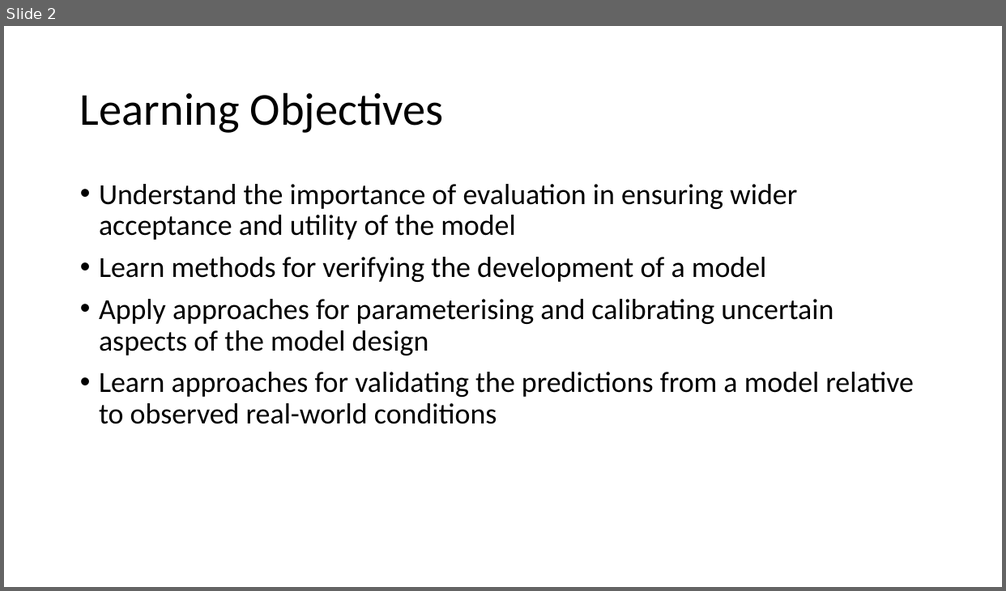
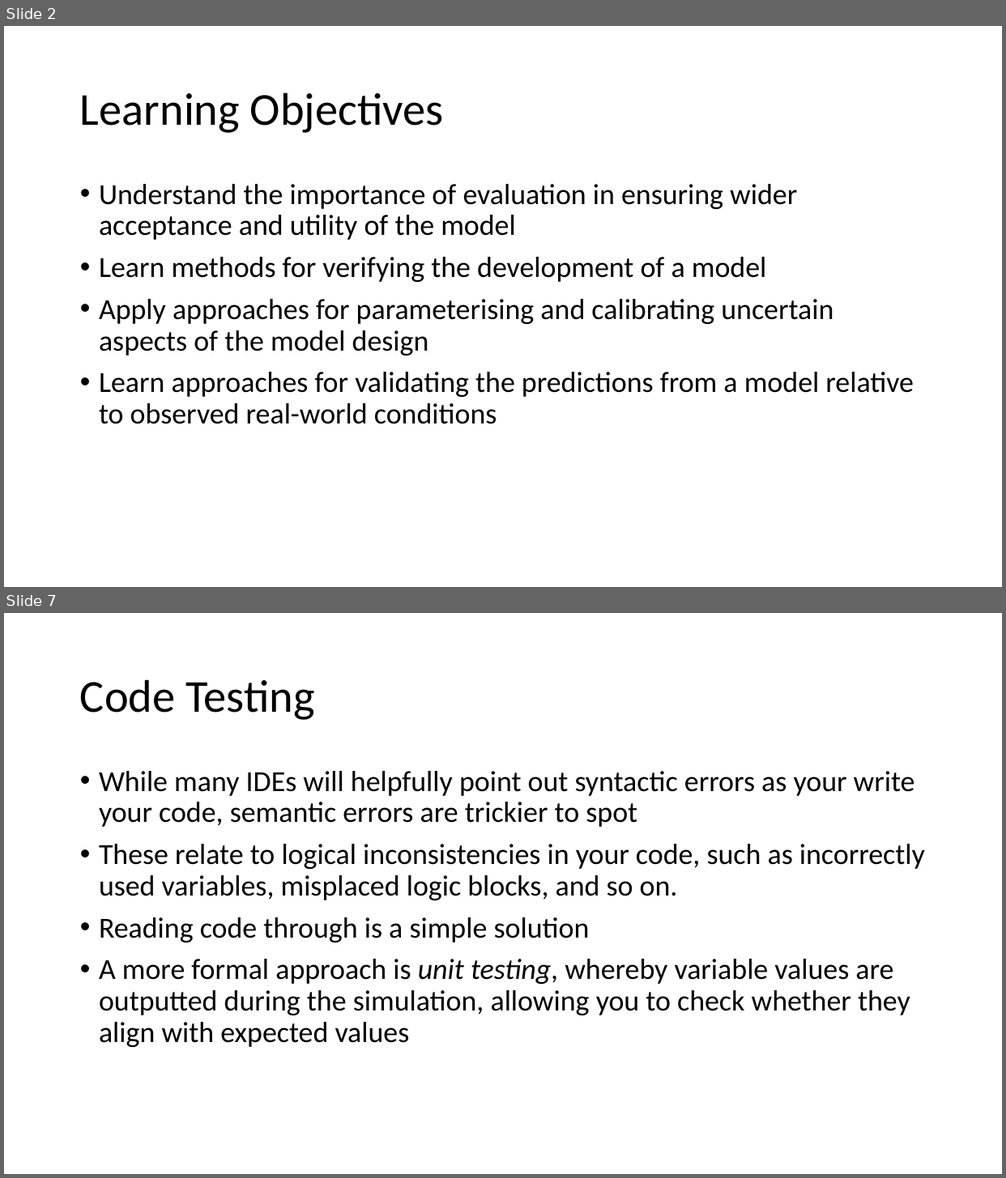
Before and after one commit to abmgis/abmgis, a slide deck: Chapter10-EvaluatingModels/Chapter10.pptx. Shown one above the other, each under a label of ours: slide 2 before the commit, slides 2 and 7 after it; the slides between them are not shown. The pictures are 1006x591 and 1006x1178 pixels, drawn with LibreOffice and Linux fonts; fonts in the diff are those of the drawing. Boxes give left, top, right and bottom in pixels: in the first picture for what was removed or moved away, otherwise in the second. Text is boxed around its words. In the diff, an @@ line names an element or a change of style, - is before the commit and + after.

```diff
--- a/Chapter10-EvaluatingModels/Chapter10.pptx
+++ b/Chapter10-EvaluatingModels/Chapter10.pptx
@@ slide 7 added at bbox=[4, 613, 1002, 1174], background #FFFFFF @@
@@ title added at bbox=[80, 679, 315, 720], 44 pt, text #000000 @@
+Code Testing
@@ text added at bbox=[99, 771, 925, 1047], 28 pt, text #000000 @@
+• While many IDEs will helpfully point out syntactic errors as your write your code, semantic errors are trickier to spot
+• These relate to logical inconsistencies in your code, such as incorrectly used variables, misplaced logic blocks, and so on.
+• Reading code through is a simple solution
+• A more formal approach is unit testing, whereby variable values are outputted during the simulation, allowing you to check whether they align with expected values
```
Also in this commit, not shown: 2 slides changed, 12 other slides added, 1 slide removed.
